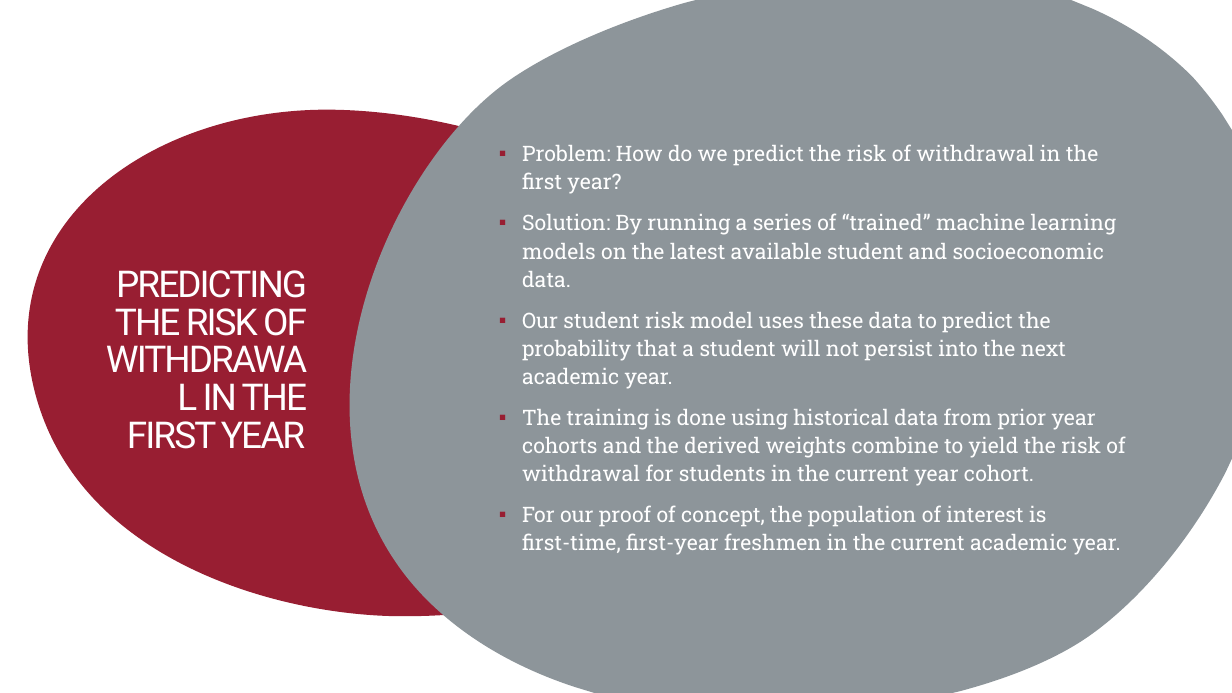
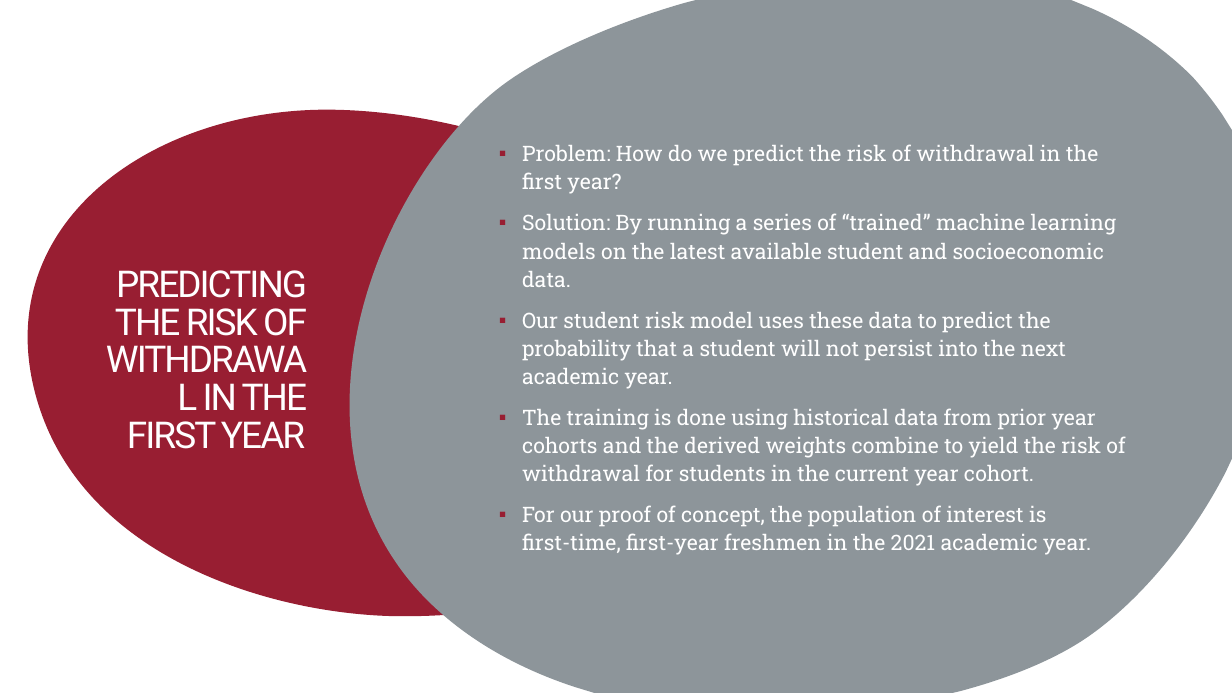
Before and after one commit to concrete-abstraction/student_risk_sagemaker, a slide deck: slide 2 of Documentation/student_risk_presentation.pptx. Drawn at 1232x693 pixels with LibreOffice and Linux fonts; fonts in the diff are those of the drawing. Boxes give left, top, right and bottom in pixels: in the first picture for what was removed or moved away, otherwise in the second. Text is boxed around its words. In the diff, an @@ line names an element or a change of style, - is before the commit and + after.

Commit message:
Revised presentation

```diff
--- a/Documentation/student_risk_presentation.pptx
+++ b/Documentation/student_risk_presentation.pptx
@@ text at [522, 505, 1091, 555]: text changed @@
-▪ For our proof of concept, the population of interest is first-time, first-year freshmen in the current academic year.
+▪ For our proof of concept, the population of interest is first-time, first-year freshmen in the 2021 academic year.
```
Also in this commit, not shown: 4 other slides changed.
